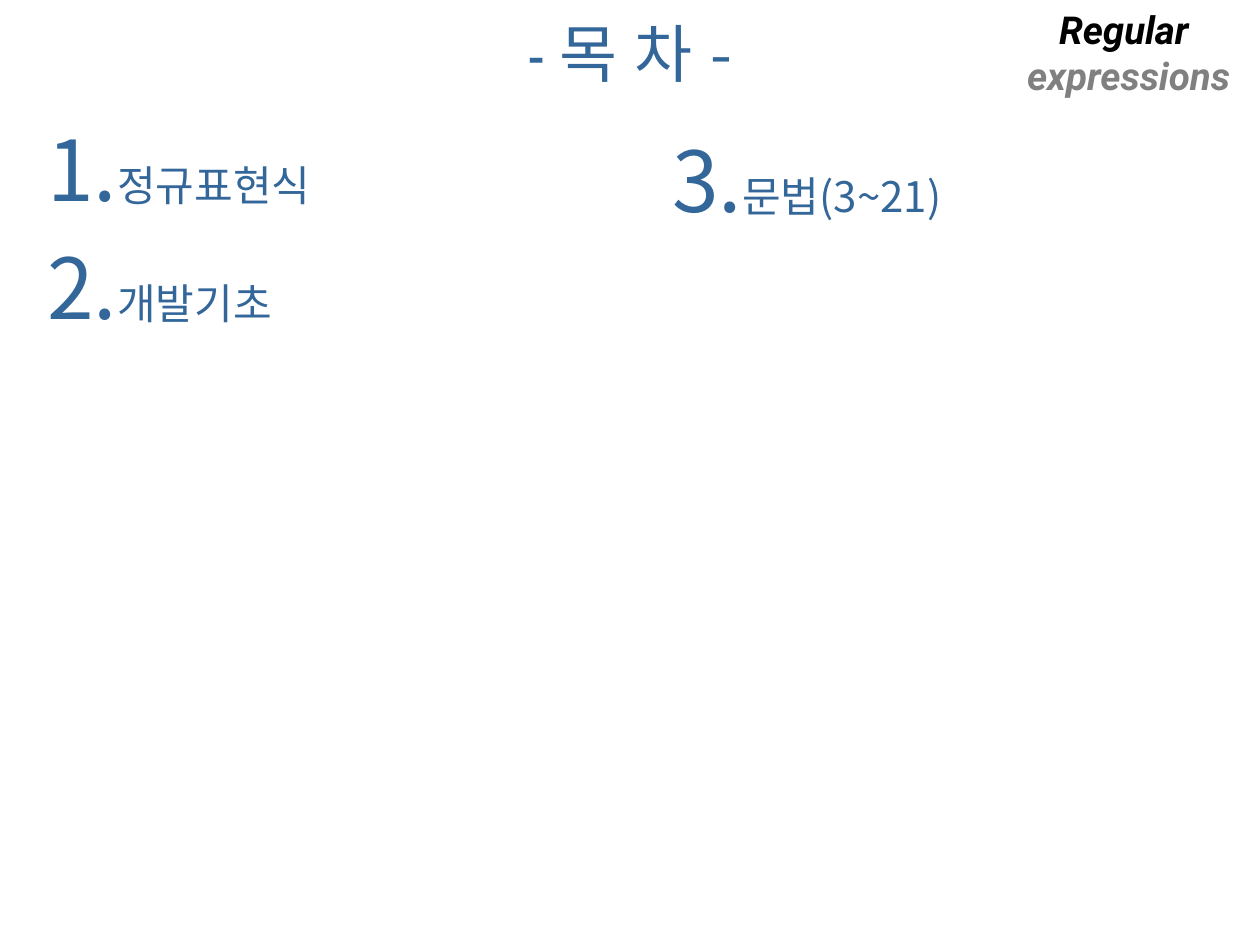
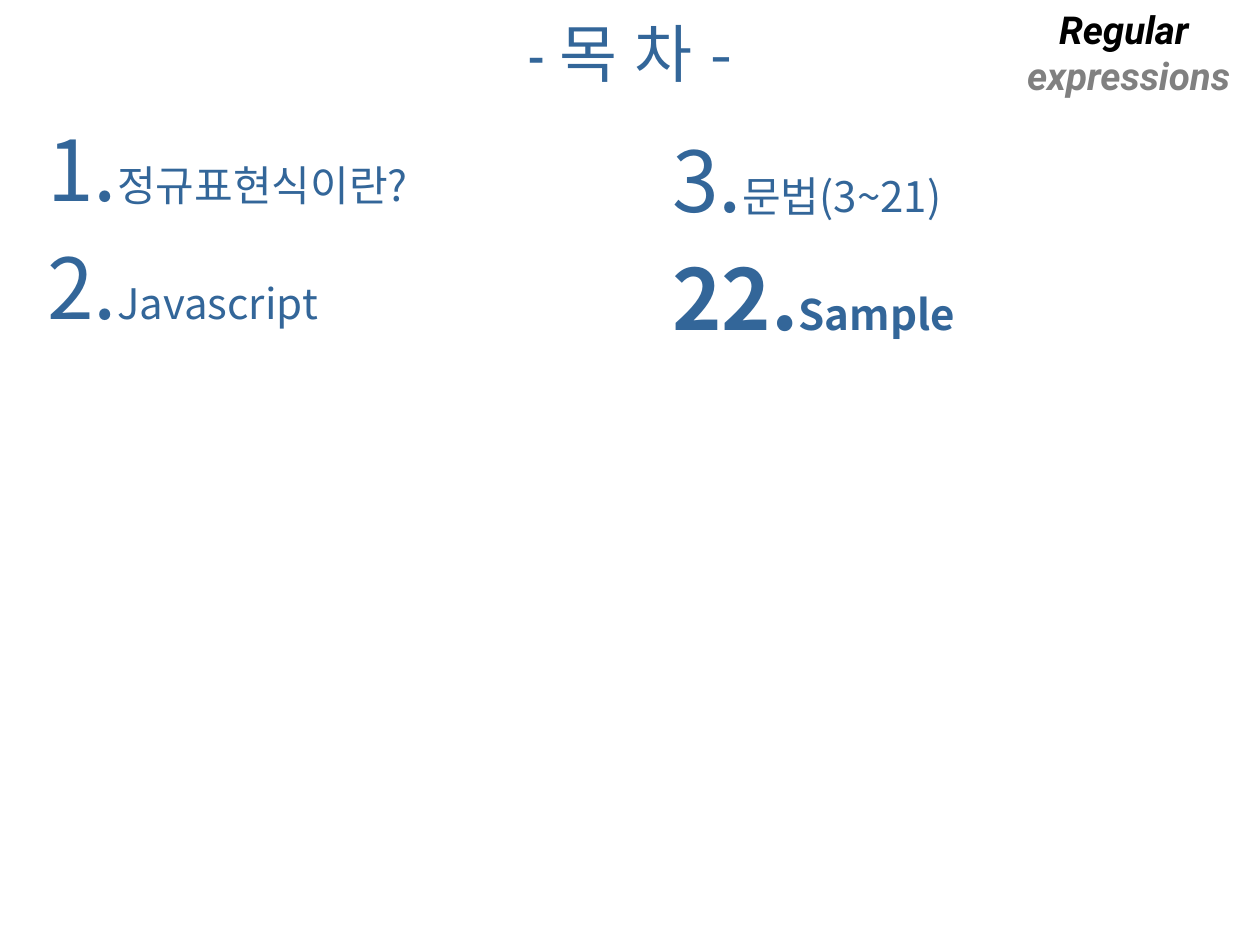
Before and after one commit to foxworld/002-RegExp, a slide deck: slide 2 of regexpr_20140218.pptx. Drawn at 1260x945 pixels with LibreOffice and Linux fonts; fonts in the diff are those of the drawing; background and template pictures are left out. Boxes give left, top, right and bottom in pixels: in the first picture for what was removed or moved away, otherwise in the second. Text is boxed around its words. In the diff, an @@ line names an element or a change of style, - is before the commit and + after.

Commit message:
add javascript example

```diff
--- a/regexpr_20140218.pptx
+++ b/regexpr_20140218.pptx
@@ text at box(117, 166, 407, 329): text changed @@
-1. 정규표현식
-2. 개발기초
+1. 정규표현식이란?
+2. Javascript
@@ text at box(799, 296, 955, 339): paragraph added @@
+4. Sample
```
Also in this commit, not shown: 5 other slides changed, 2 slides added, 2 slides removed.
